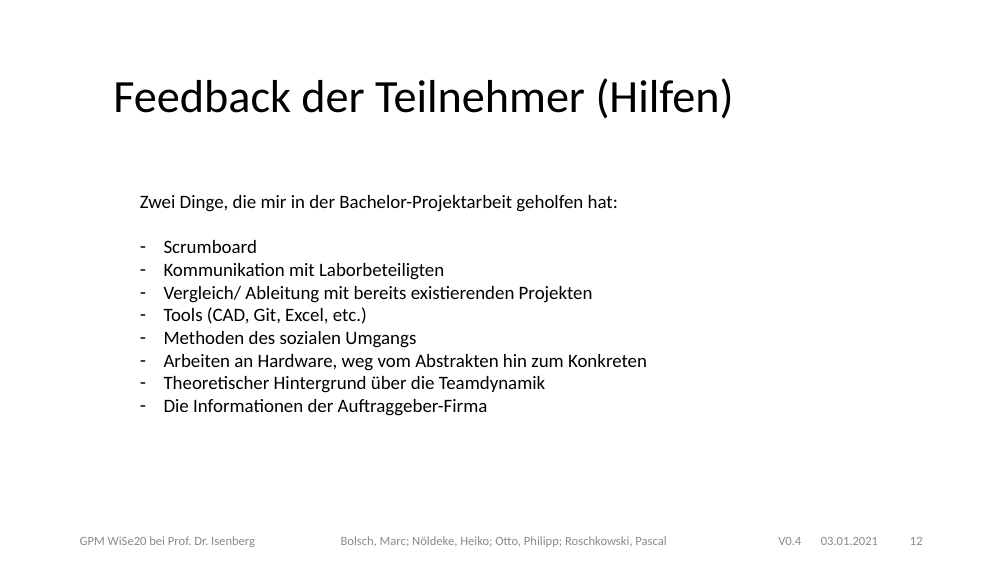
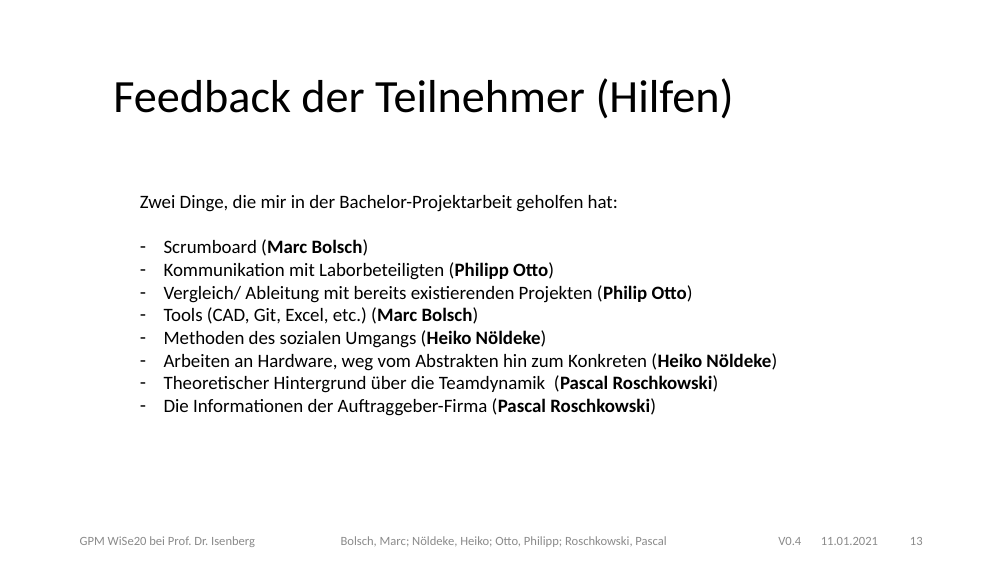
Before and after one commit to plastikpamaro/bachelorprojekt2020, a slide deck: slide 13 of 21-01-04_Statusbericht_2/20WiSe-GPM LightingSharks TND v0.2.pptx (slide 12 before the commit). Drawn at 1008x567 pixels with LibreOffice and Linux fonts; fonts in the diff are those of the drawing; background and template pictures are left out. Boxes give left, top, right and bottom in pixels: in the first picture for what was removed or moved away, otherwise in the second. Text is boxed around its words. In the diff, an @@ line names an element or a change of style, - is before the commit and + after.

```diff
--- a/21-01-04_Statusbericht_2/20WiSe-GPM LightingSharks TND v0.2.pptx
+++ b/21-01-04_Statusbericht_2/20WiSe-GPM LightingSharks TND v0.2.pptx
@@ text at bbox=[164, 239, 777, 416]: text changed @@
-– Scrumboard
-– Kommunikation mit Laborbeteiligten
-– Vergleich/ Ableitung mit bereits existierenden Projekten
-– Tools (CAD, Git, Excel, etc.)
-– Methoden des sozialen Umgangs
-– Arbeiten an Hardware, weg vom Abstrakten hin zum Konkreten
-– Theoretischer Hintergrund über die Teamdynamik
-– Die Informationen der Auftraggeber-Firma
+– Scrumboard (Marc Bolsch)
+– Kommunikation mit Laborbeteiligten (Philipp Otto)
+– Vergleich/ Ableitung mit bereits existierenden Projekten (Philip Otto)
+– Tools (CAD, Git, Excel, etc.) (Marc Bolsch)
+– Methoden des sozialen Umgangs (Heiko Nöldeke)
+– Arbeiten an Hardware, weg vom Abstrakten hin zum Konkreten (Heiko Nöldeke)
+– Theoretischer Hintergrund über die Teamdynamik (Pascal Roschkowski)
+– Die Informationen der Auftraggeber-Firma (Pascal Roschkowski)
@@ text at bbox=[821, 537, 878, 545]: text changed @@
-03.01.2021
+11.01.2021
```
Also in this commit, not shown: 12 other slides changed, 1 slide added, 1 other file.
